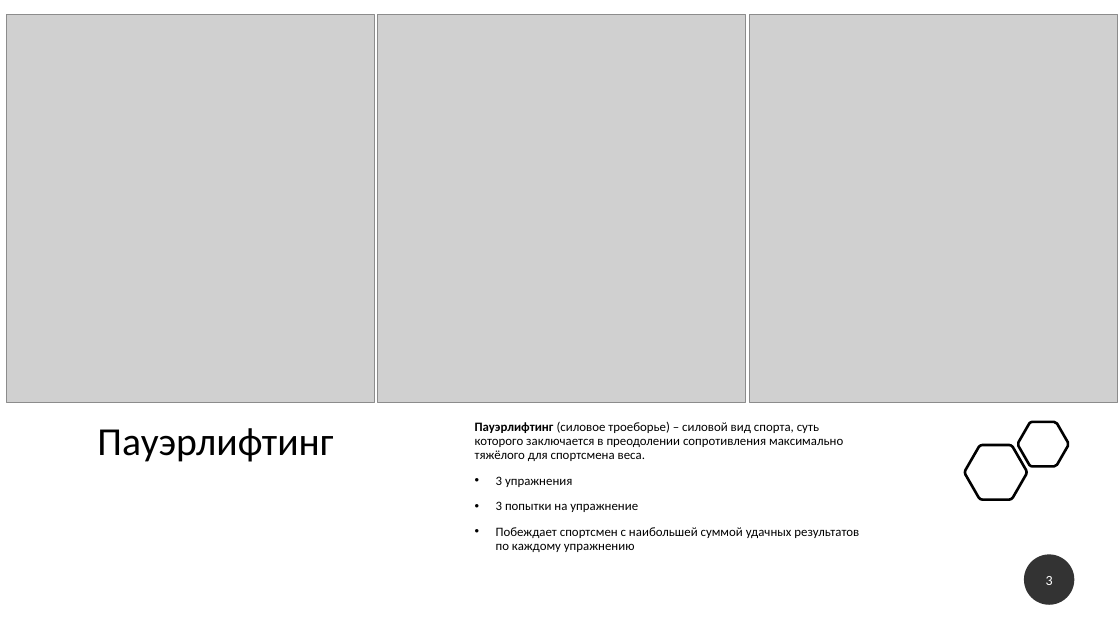
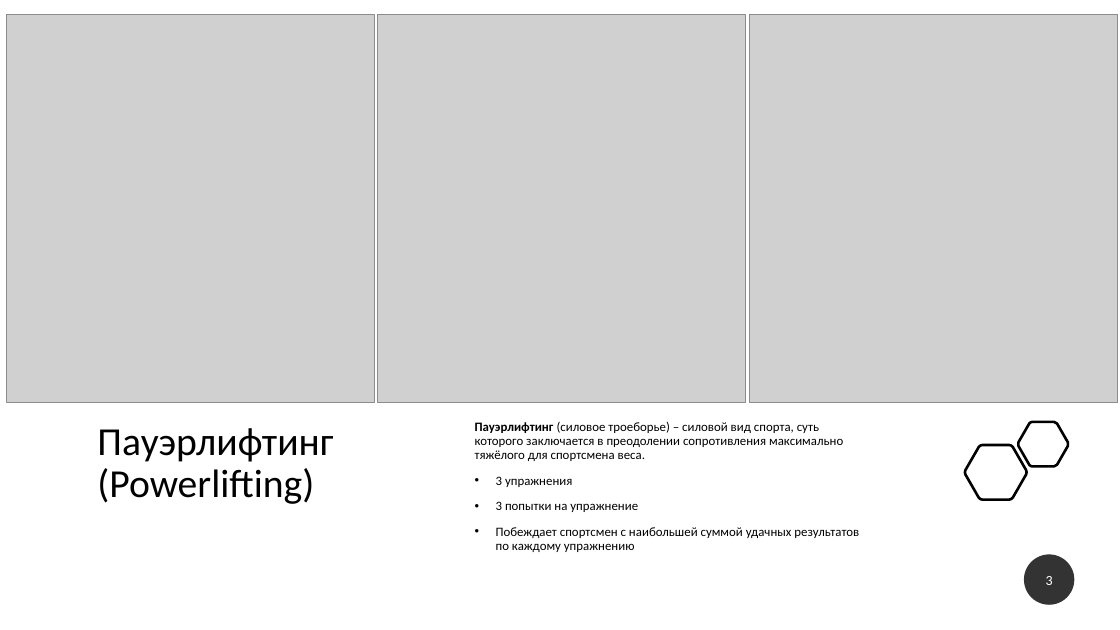
Before and after one commit to PasaOpasen/6-course-tasks, a slide deck: slide 3 of Дисер/презентация/Регрессионные модели для определения повторного максимума в пауэрлифтинге. Пасько.pptx. Drawn at 1120x630 pixels with LibreOffice and Linux fonts; fonts in the diff are those of the drawing; grey boxes stand for pictures. Boxes give left, top, right and bottom in pixels: in the first picture for what was removed or moved away, otherwise in the second. Text is boxed around its words. In the diff, an @@ line names an element or a change of style, - is before the commit and + after.

```diff
--- a/Дисер/презентация/Регрессионные модели для определения повторного максимума в пауэрлифтинге. Пасько.pptx
+++ b/Дисер/презентация/Регрессионные модели для определения повторного максимума в пауэрлифтинге. Пасько.pptx
@@ title at bbox=[97, 428, 333, 504]: text changed @@
-Пауэрлифтинг
+Пауэрлифтинг (Powerlifting)
```
Also in this commit, not shown: 6 other slides changed, 1 slide added, 2 other files.
